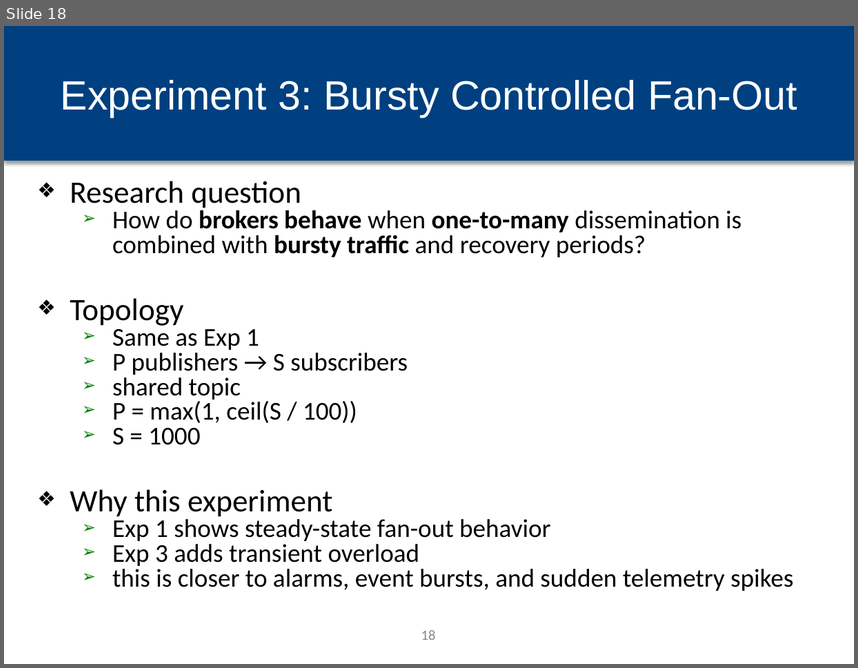
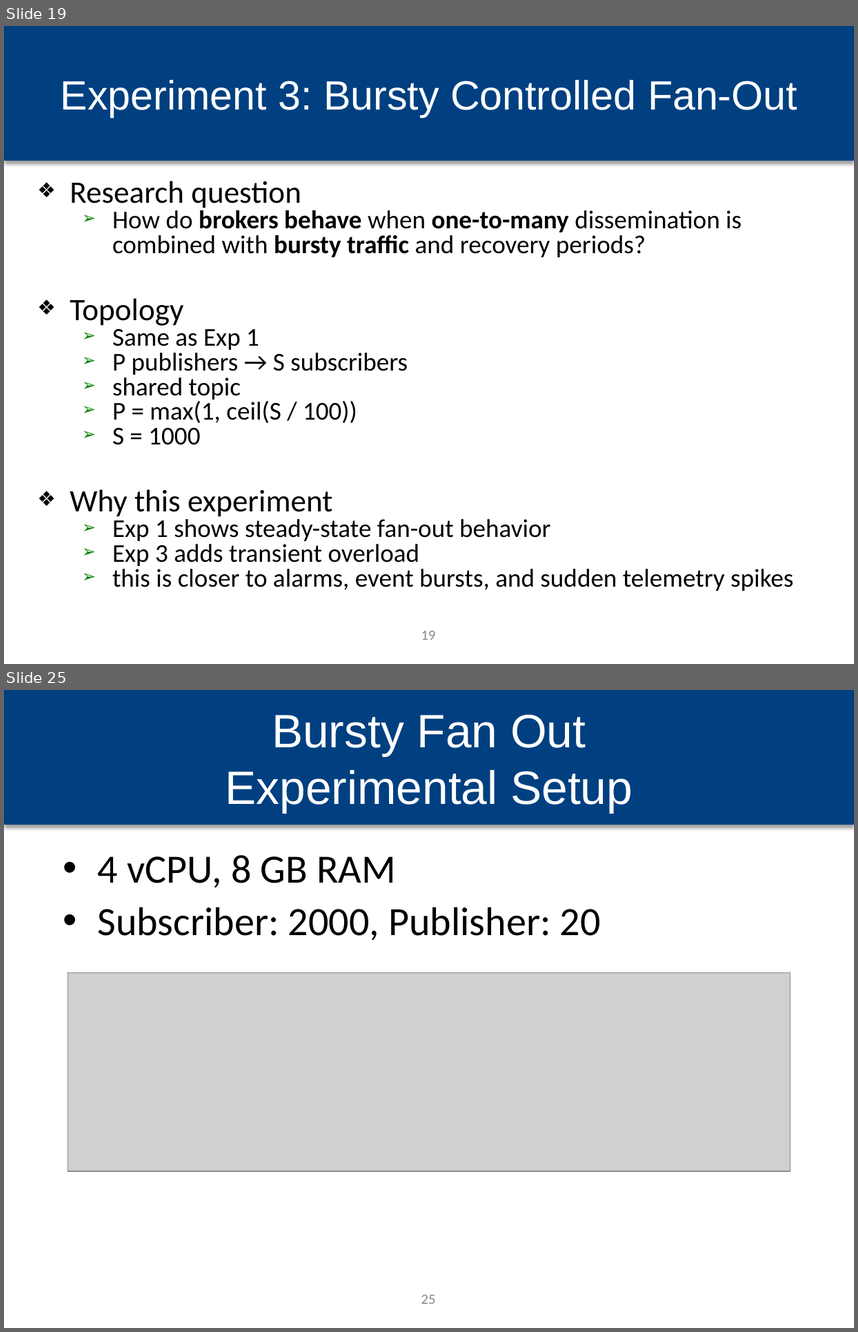
Before and after one commit to hpcclab/mq-bench, a slide deck: docs/Plan/MQ_Bench_Journal_Extension_final.pptx. Shown one above the other, each under a label of ours: slide 18 before the commit, slides 19 and 25 after it; the slides between them are not shown. The pictures are 858x668 and 858x1332 pixels, drawn with LibreOffice and Linux fonts; fonts in the diff are those of the drawing; grey boxes stand for pictures; background and template pictures are left out. Boxes give left, top, right and bottom in pixels: in the first picture for what was removed or moved away, otherwise in the second. Text is boxed around its words. In the diff, an @@ line names an element or a change of style, - is before the commit and + after.

Commit message:
Updates for bursty workload

```diff
--- a/docs/Plan/MQ_Bench_Journal_Extension_final.pptx
+++ b/docs/Plan/MQ_Bench_Journal_Extension_final.pptx
@@ slide 25 added at (x1=4, y1=690, x2=854, y2=1328), background #FFFFFF; not listed: 1 template element that a slide beside it also shows @@
@@ title added at (x1=225, y1=714, x2=633, y2=813), 39.6 pt, text #FFFFFF @@
+Bursty Fan Out
+Experimental Setup
@@ text added at (x1=98, y1=855, x2=601, y2=940), 34 pt, text #000000 @@
+• 4 vCPU, 8 GB RAM
+• Subscriber: 2000, Publisher: 20
@@ picture added at (x1=67, y1=972, x2=791, y2=1170) @@
@@ page number added at (x1=421, y1=1294, x2=436, y2=1303), 12 pt, text #888888 @@
+25
@@ what was slide 18 is now slide 19 @@
@@ page number at (x1=421, y1=630, x2=436, y2=639): text changed @@
-18
+19
```
Also in this commit, not shown: 23 slides changed, 7 other slides added, 1 slide removed, 12 other files.
